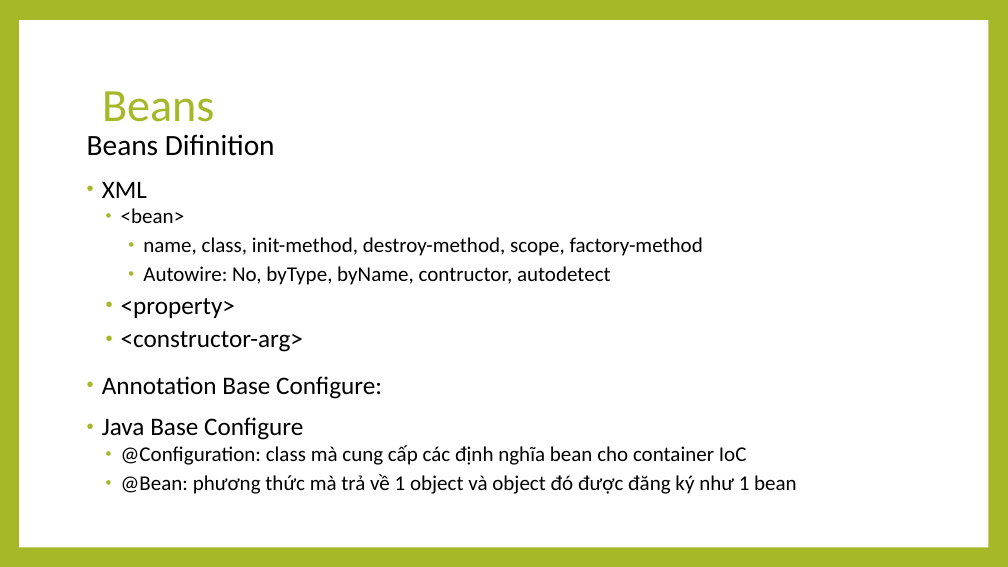
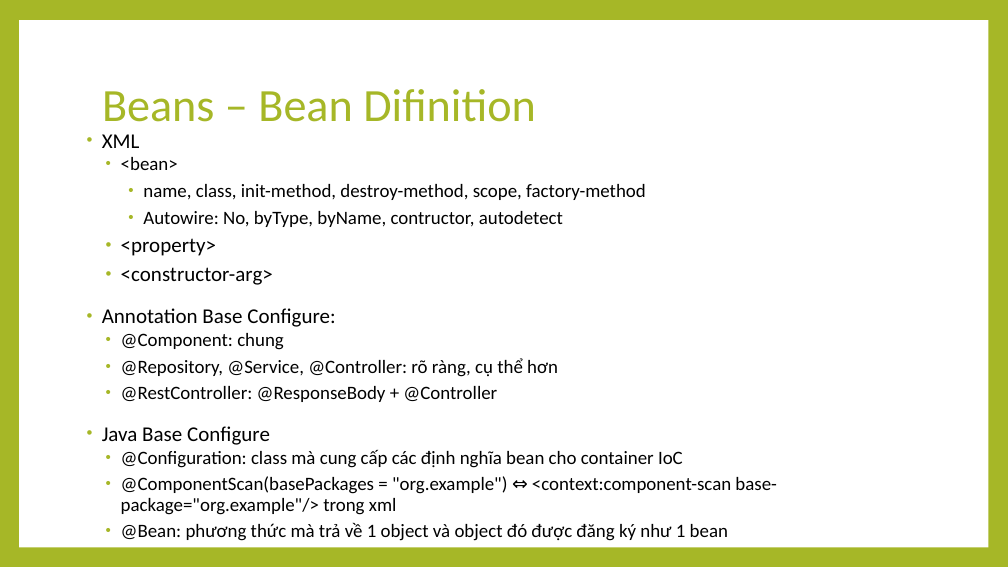
Before and after one commit to thaolt007/spring-doc, a slide deck: slide 8 of Spring.pptx. Drawn at 1008x567 pixels with LibreOffice and Linux fonts; fonts in the diff are those of the drawing. Boxes give left, top, right and bottom in pixels: in the first picture for what was removed or moved away, otherwise in the second. Text is boxed around its words. In the diff, an @@ line names an element or a change of style, - is before the commit and + after.

```diff
--- a/Spring.pptx
+++ b/Spring.pptx
@@ title at box(102, 89, 536, 122): text changed @@
-Beans
+Beans – Bean Difinition
@@ text at box(87, 134, 275, 156): paragraph removed @@
-Beans Difinition
@@ text at box(102, 134, 728, 541): size 24 to 20 pt in "XML", "<property>", "<constructor-arg>", "Annotation Base Configure:" and 1 more places; size 20 to 18 pt in "<bean>", "name, class, init-method, destroy-method, scope, factory-met ...", "Autowire: No, byType, byName, contructor, autodetect", "@Configuration: class mà cung cấp các định ..." and 1 more places @@
@@ text at box(121, 333, 558, 402): paragraphs added @@
+  • @Component: chung
+  • @Repository, @Service, @Controller: rõ ràng, cụ thể hơn
+  • @RestController: @ResponseBody + @Controller
@@ text at box(121, 476, 777, 515): paragraph added @@
+  • @ComponentScan(basePackages = "org.example") ⇔ <context:component-scan base-package="org.example"/> trong xml
```
Also in this commit, not shown: 7 other slides changed, 6 slides added, 3 other files.
